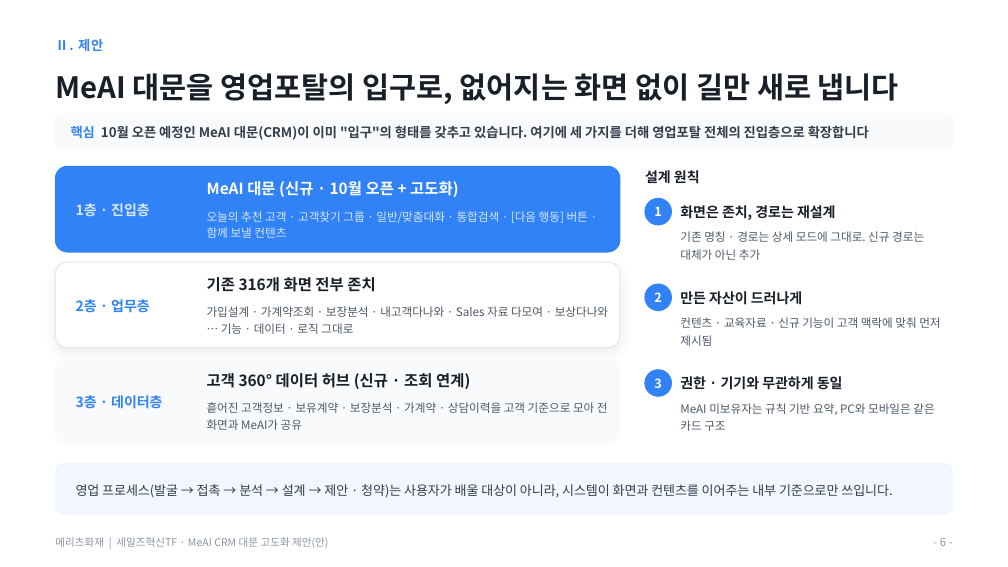
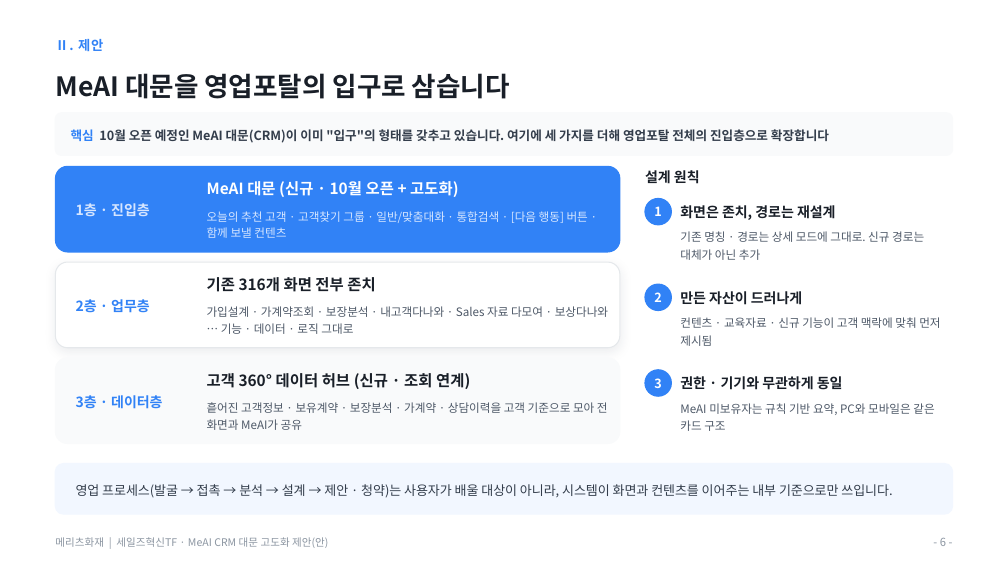
Before and after one commit to hunx11-sys/MeAI, a slide deck: slide 6 of docs/MeAI_CRM대문_고도화_제안_대표이사보고_2026.09.pptx. Drawn at 1008x567 pixels with LibreOffice and Linux fonts; fonts in the diff are those of the drawing. Boxes give left, top, right and bottom in pixels: in the first picture for what was removed or moved away, otherwise in the second. Text is boxed around its words. In the diff, an @@ line names an element or a change of style, - is before the commit and + after.

```diff
--- a/docs/MeAI_CRM대문_고도화_제안_대표이사보고_2026.09.pptx
+++ b/docs/MeAI_CRM대문_고도화_제안_대표이사보고_2026.09.pptx
@@ text at bbox=[55, 73, 510, 99]: text changed; size 21 to 19 pt @@
-MeAI 대문을 영업포탈의 입구로, 없어지는 화면 없이 길만 새로 냅니다
+MeAI 대문을 영업포탈의 입구로 삼습니다
@@ rounded rectangle: place and size @@
-rounded rectangle at bbox=[55, 114, 953, 148]
+rounded rectangle at bbox=[55, 113, 953, 155]
@@ rounded rectangle at bbox=[55, 113, 953, 155]: proportions changed @@
@@ text "핵심 10월 오픈 예정인 MeAI ..." at bbox=[71, 129, 829, 143]: size 9.5 to 9 pt @@
```
Also in this commit, not shown: 12 other slides changed, 1 other file.
